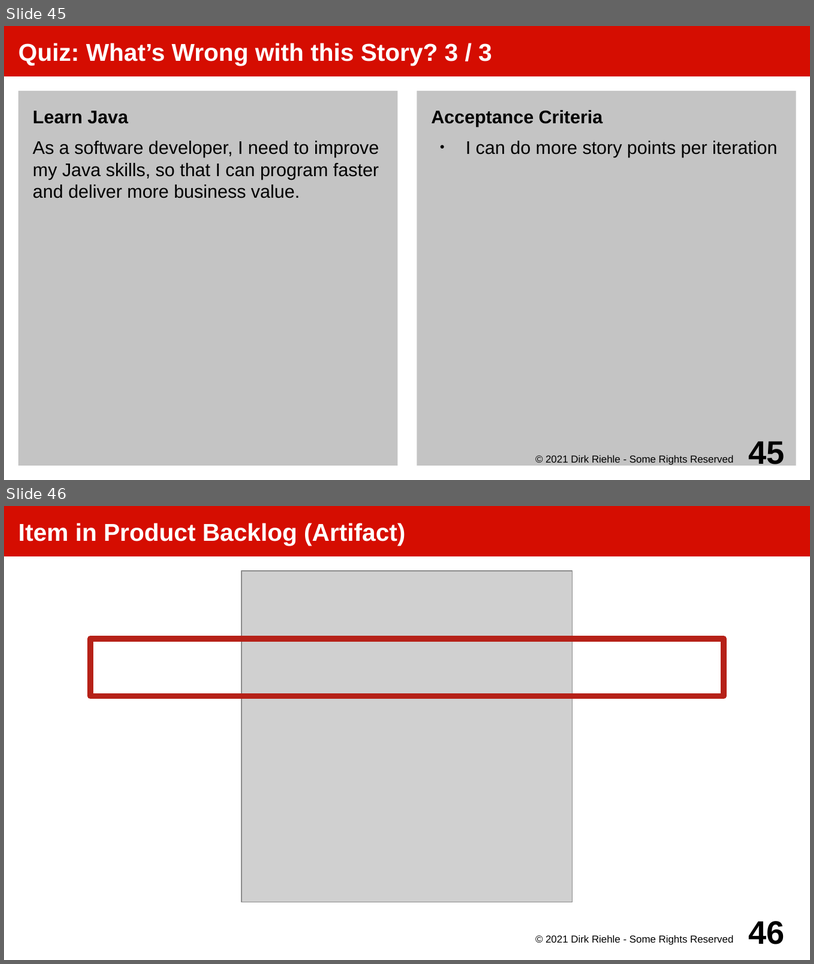
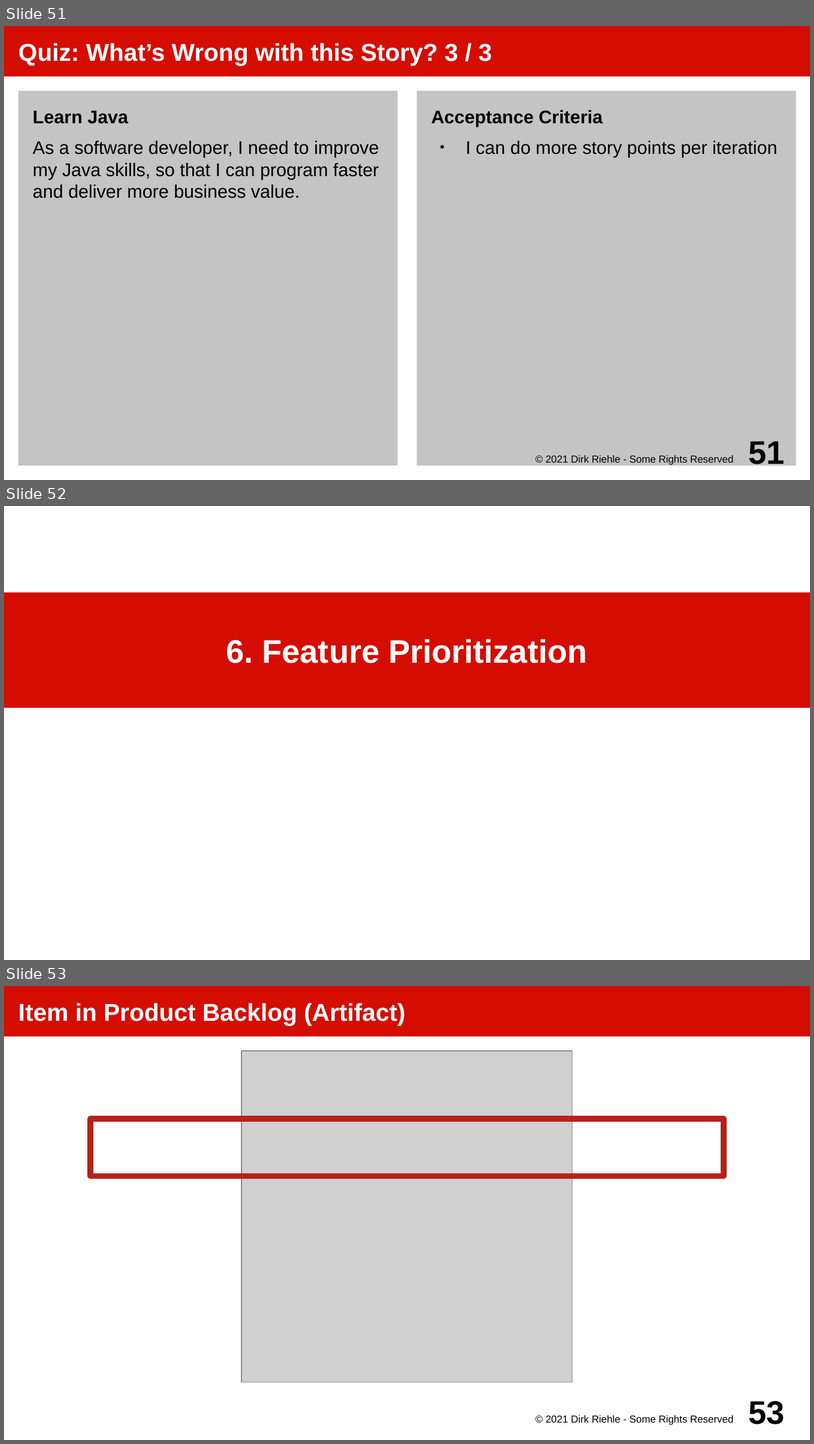
Before and after one commit to dirkriehle/amos-course, a slide deck: Lecture slides/AMOS D01 - Product Management.odp. Shown one above the other, each under a label of ours: slides 45 and 46 before the commit, slides 51, 52 and 53 after it. The pictures are 814x964 and 814x1444 pixels, drawn with LibreOffice and Linux fonts; fonts in the diff are those of the drawing; grey boxes stand for pictures. Boxes give left, top, right and bottom in pixels: in the first picture for what was removed or moved away, otherwise in the second. Text is boxed around its words. In the diff, an @@ line names an element or a change of style, - is before the commit and + after.

```diff
--- a/Lecture slides/AMOS D01 - Product Management.odp
+++ b/Lecture slides/AMOS D01 - Product Management.odp
@@ slide 52 added at [4,506,810,960], background #FFFFFF @@
@@ title added at [4,592,810,707], fill #D50D01, 32 pt, text #FFFFFF, bold @@
+6. Feature Prioritization
@@ what was slide 45 is now slide 51 @@
@@ page number at [749,441,785,469]: text changed @@
-45
+51
@@ what was slide 46 is now slide 53 @@
@@ page number at [749,1401,785,1424]: text changed @@
-46
+53
```
Also in this commit, not shown: 7 other slides added, 15 other files.
